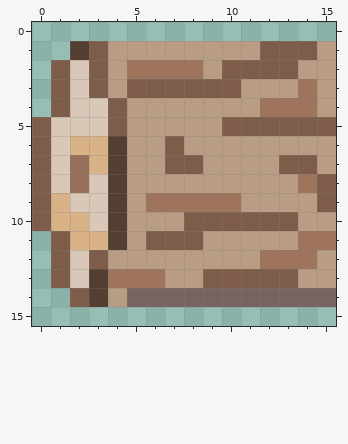
Pixel-art sprite -- frogger/assets/images/log1.PNG. Above: the version before the commit.
The file is 16x16 pixels. Colours within 5 levels of each other are drawn and written as one.
And afterwards:
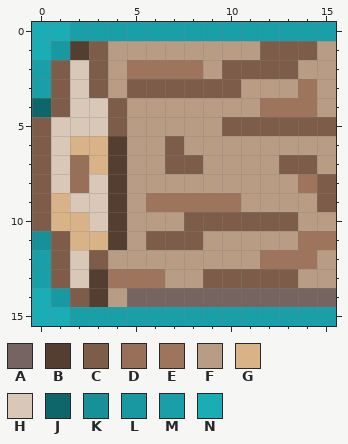
Palette (. is transparent): A #756460  B #543d31  C #7d5c4a  D #987059  E #9e745d  F #b89c84  G #d9b288  H #d9c8b7  J #0e666b  K #179199  L #1898a0  M #199fa7  N #1badb6
Diff:
y 0: x 0..15 ................ -> NNMMMMMMMMMMMMMM
y 1: x 0..1 .. -> NL
y 2..3: x 0 . -> M
y 4: x 0 . -> J
y 11: x 0 . -> K
y 12..13: x 0 . -> M
y 14: x 0..1 .. -> NL
y 15: x 0..15 ................ -> NNMMMMMMMMMMMMMM
Pixel boxes of the changes (left, top, right, bottom) in both pictures:
added: (32, 22, 336, 117)
added: (32, 231, 336, 326)
